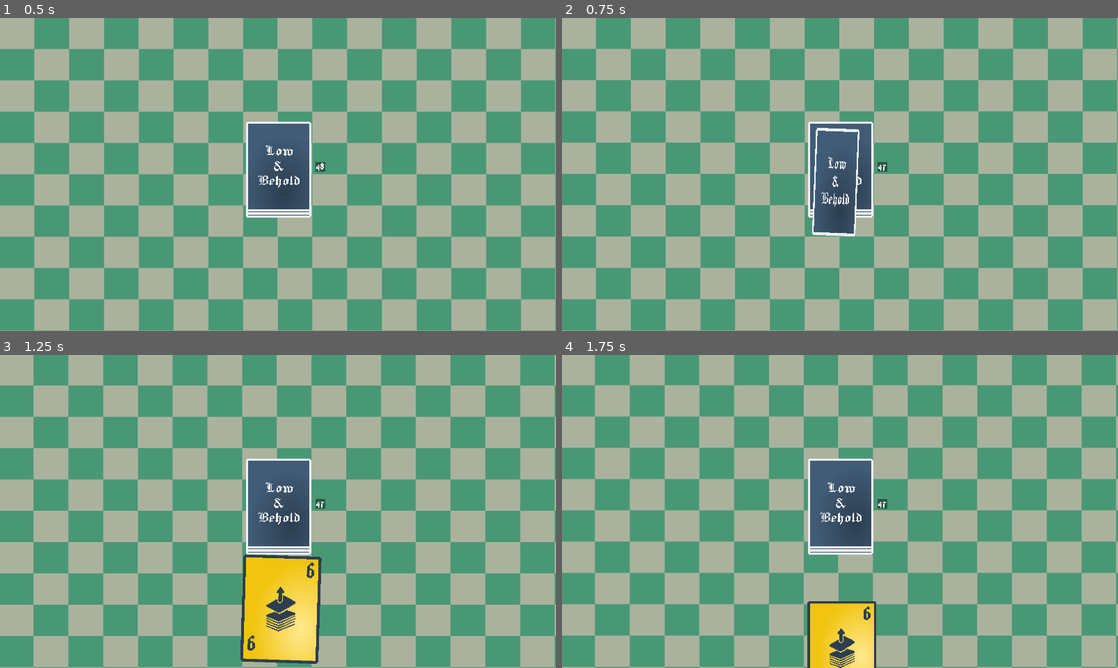
Above: before the commit, frames 1-4 (two rows, left to right).
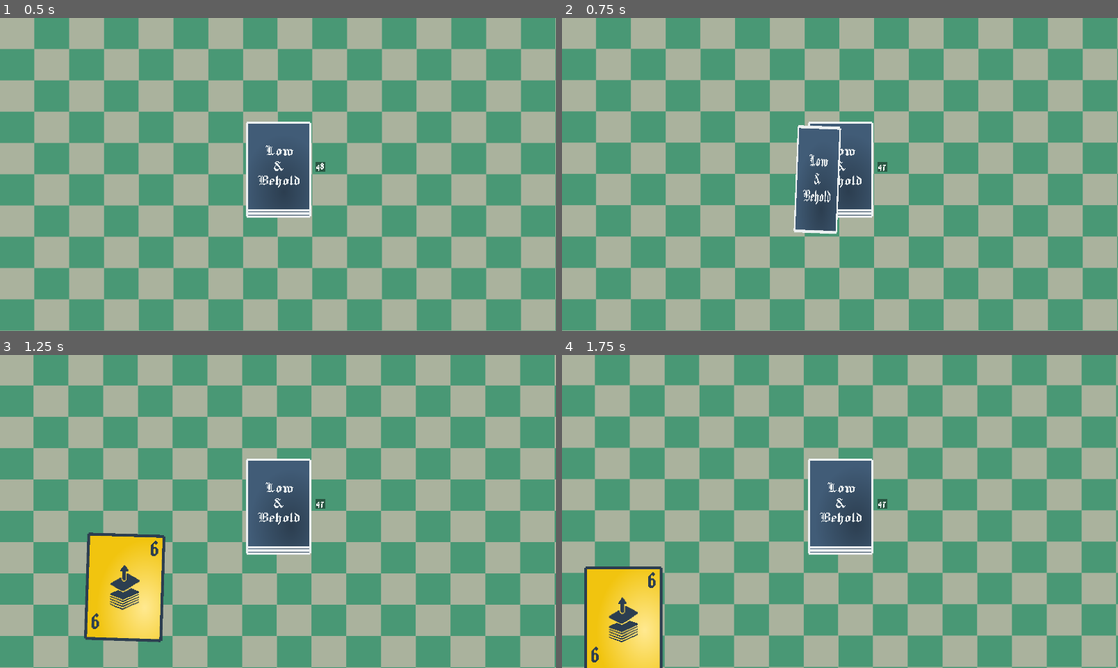
Above: after the commit, the same moments.

Repository: thomisfrank/low_and_behold
Game: Godot game, scene res://scenes/main.tscn
Same seed, same stepped clock (60 frames per second), same inputs: the game is played once before the commit and once after it.
Inputs (mouse positions are in pixels of both pictures, inside the frame that each line leads up to):
- Up to frame 1 (0.5 s): no input
- Up to frame 2 (0.75 s): move the mouse to (828, 149) at 0.52 s; click (828, 149) at 0.67 s
- Up to frame 3 (1.25 s): no input
- Up to frame 4 (1.75 s): move the mouse to (728, 527) at 1.27 s; click (728, 527) at 1.42 s

Frame 1 is identical in both runs. In frame 2, 2.0% of the frame differs, in the area x 41-54%, y 34-70%; in frame 3, 9.7%, in the area x 15-58%, y 56-99%; in frame 4, 7.2%.

Commit message:
Complete card draw animation system with working hand slot positioning
- Fixed PlayerHand script attachment issue (script = null was overriding in main.tscn)
- Cards now animate to correct individual hand slot positions:
  - Slot 1: (162, 844)
  - Slot 2: (412, 835)
  - Slot 3: (630, 835)
  - Slot 4: (866, 835)
- Cards remain visible after animation instead of vanishing
- Smooth flip animation while moving and scaling
- Perfect z-index handling (high during animation, reset after)
- Clean debug output
- Full working card draw system from deck to hand slots

Diff:
--- a/scenes/main.tscn
+++ b/scenes/main.tscn
@@ -1,9 +1,10 @@
-[gd_scene load_steps=5 format=3 uid="uid://co3eb35qopnf1"]
+[gd_scene load_steps=6 format=3 uid="uid://co3eb35qopnf1"]
 
 [ext_resource type="PackedScene" uid="uid://wbqyylucvb6b" path="res://scenes/backgrounds.tscn" id="1_o5qli"]
 [ext_resource type="Script" uid="uid://bbk834gewqfrh" path="res://scripts/GameManager.gd" id="1_sugp2"]
 [ext_resource type="PackedScene" uid="uid://d2pypsgvojf3o" path="res://scenes/deck.tscn" id="4_jyhfs"]
 [ext_resource type="PackedScene" uid="uid://lb3wfdukkw5e" path="res://scenes/player_hand.tscn" id="4_tbgi4"]
+[ext_resource type="PackedScene" uid="uid://cikg76322k06p" path="res://scenes/score_panel.tscn" id="5_tbgi4"]
 
 [node name="main" type="Node2D"]
 script = ExtResource("1_sugp2")
@@ -14,6 +15,7 @@
 card_draw_flip_duration = 0.3
 card_draw_move_duration = 0.5
 card_draw_rotation = 5.0
+metadata/_edit_horizontal_guides_ = [849.0, 190.0]
 
 [node name="backgrounds" parent="." instance=ExtResource("1_o5qli")]
 z_index = -100
@@ -44,4 +46,18 @@
 offset_bottom = 950.0
 grow_vertical = 0
 scale = Vector2(0.44, 0.44)
-script = null
+
+[node name="ScorePanel" parent="." instance=ExtResource("5_tbgi4")]
+visible = false
+offset_left = 75.0
+offset_top = 849.0
+offset_right = 75.0
+offset_bottom = 849.0
+
+[node name="OppScore" parent="." instance=ExtResource("5_tbgi4")]
+unique_name_in_owner = true
+visible = false
+offset_left = 68.0
+offset_top = 124.0
+offset_right = 68.0
+offset_bottom = 124.0
--- /dev/null
+++ b/scenes/score_panel.tscn
@@ -0,0 +1,186 @@
+[gd_scene load_steps=8 format=3 uid="uid://cikg76322k06p"]
+
+[ext_resource type="Texture2D" uid="uid://bxsomb5x1yr6u" path="res://assets/UI/PlayerScoreFrame.png" id="1_27tpy"]
+[ext_resource type="Texture2D" uid="uid://bx7cuc4oinduk" path="res://assets/UI/ScoreCounter.png" id="2_jfakj"]
+[ext_resource type="FontFile" uid="uid://ra6mx2vlrw83" path="res://assets/fonts/Jacquard24-Regular.ttf" id="3_jfakj"]
+[ext_resource type="Texture2D" uid="uid://46jsonjrko0r" path="res://assets/UI/OpponentScoreFrame.png" id="3_qok14"]
+
+[sub_resource type="StyleBoxEmpty" id="StyleBoxEmpty_amt3t"]
+
+[sub_resource type="LabelSettings" id="LabelSettings_qok14"]
+font = ExtResource("3_jfakj")
+font_size = 48
+font_color = Color(0.90588236, 0.29803923, 0.23529412, 1)
+
+[sub_resource type="StyleBoxEmpty" id="StyleBoxEmpty_tx78e"]
+
+[node name="ScorePanel" type="Control"]
+layout_mode = 3
+anchors_preset = 15
+anchor_right = 1.0
+anchor_bottom = 1.0
+grow_horizontal = 2
+grow_vertical = 2
+
+[node name="PlayerScore" type="Panel" parent="."]
+texture_filter = 1
+custom_minimum_size = Vector2(320, 135)
+layout_mode = 0
+offset_right = 226.0
+offset_bottom = 46.0
+theme_override_styles/panel = SubResource("StyleBoxEmpty_amt3t")
+
+[node name="frame" type="TextureRect" parent="PlayerScore"]
+texture_filter = 1
+custom_minimum_size = Vector2(320, 135)
+layout_mode = 0
+offset_right = 320.0
+offset_bottom = 135.0
+texture = ExtResource("1_27tpy")
+stretch_mode = 2
+
+[node name="score0" type="TextureRect" parent="PlayerScore"]
+visible = false
+layout_mode = 0
+offset_left = 24.0
+offset_top = 15.0
+offset_right = 64.0
+offset_bottom = 55.0
+texture = ExtResource("2_jfakj")
+
+[node name="score1" type="TextureRect" parent="PlayerScore"]
+visible = false
+layout_mode = 0
+offset_left = 69.0
+offset_top = 15.0
+offset_right = 109.0
+offset_bottom = 55.0
+texture = ExtResource("2_jfakj")
+
+[node name="score2" type="TextureRect" parent="PlayerScore"]
+visible = false
+layout_mode = 0
+offset_left = 113.0
+offset_top = 15.0
+offset_right = 153.0
+offset_bottom = 55.0
+texture = ExtResource("2_jfakj")
+
+[node name="score3" type="TextureRect" parent="PlayerScore"]
+visible = false
+layout_mode = 0
+offset_left = 158.0
+offset_top = 15.0
+offset_right = 198.0
+offset_bottom = 55.0
+texture = ExtResource("2_jfakj")
+
+[node name="score4" type="TextureRect" parent="PlayerScore"]
+visible = false
+layout_mode = 0
+offset_left = 203.0
+offset_top = 15.0
+offset_right = 243.0
+offset_bottom = 55.0
+texture = ExtResource("2_jfakj")
+
+[node name="score5" type="TextureRect" parent="PlayerScore"]
+visible = false
+layout_mode = 0
+offset_left = 247.0
+offset_top = 15.0
+offset_right = 287.0
+offset_bottom = 55.0
+texture = ExtResource("2_jfakj")
+
+[node name="Label" type="Label" parent="PlayerScore"]
+texture_filter = 1
+layout_mode = 0
+anchor_left = 0.190625
+anchor_top = 0.5555556
+anchor_right = 0.821875
+anchor_bottom = 0.9259259
+theme_override_font_sizes/font_size = 13
+text = "Actions: 2/2"
+label_settings = SubResource("LabelSettings_qok14")
+metadata/_edit_use_anchors_ = true
+
+[node name="OpponentScore" type="Panel" parent="."]
+custom_minimum_size = Vector2(320, 135)
+layout_mode = 0
+offset_right = 40.0
+offset_bottom = 40.0
+theme_override_styles/panel = SubResource("StyleBoxEmpty_tx78e")
+
+[node name="frame" type="TextureRect" parent="OpponentScore"]
+texture_filter = 1
+layout_mode = 0
+offset_right = 40.0
+offset_bottom = 40.0
+texture = ExtResource("3_qok14")
+
+[node name="score0" type="TextureRect" parent="OpponentScore"]
+visible = false
+layout_mode = 0
+offset_left = 24.0
+offset_top = 78.0
+offset_right = 64.0
+offset_bottom = 118.0
+texture = ExtResource("2_jfakj")
+
+[node name="score1" type="TextureRect" parent="OpponentScore"]
+visible = false
+layout_mode = 0
+offset_left = 69.0
+offset_top = 78.0
+offset_right = 109.0
+offset_bottom = 118.0
+texture = ExtResource("2_jfakj")
+
+[node name="score2" type="TextureRect" parent="OpponentScore"]
+visible = false
+layout_mode = 0
+offset_left = 113.0
+offset_top = 78.0
+offset_right = 153.0
+offset_bottom = 118.0
+texture = ExtResource("2_jfakj")
+
+[node name="score3" type="TextureRect" parent="OpponentScore"]
+visible = false
+layout_mode = 0
+offset_left = 158.0
+offset_top = 78.0
+offset_right = 198.0
+offset_bottom = 118.0
+texture = ExtResource("2_jfakj")
+
+[node name="score4" type="TextureRect" parent="OpponentScore"]
+visible = false
+layout_mode = 0
+offset_left = 203.0
+offset_top = 78.0
+offset_right = 243.0
+offset_bottom = 118.0
+texture = ExtResource("2_jfakj")
+
+[node name="score5" type="TextureRect" parent="OpponentScore"]
+visible = false
+layout_mode = 0
+offset_left = 247.0
+offset_top = 78.0
+offset_right = 287.0
+offset_bottom = 118.0
+texture = ExtResource("2_jfakj")
+
+[node name="Label" type="Label" parent="OpponentScore"]
+texture_filter = 1
+layout_mode = 1
+anchors_preset = -1
+anchor_left = 0.190625
+anchor_top = 0.074074075
+anchor_right = 0.821875
+anchor_bottom = 0.44444445
+text = "Actions: 2/2"
+label_settings = SubResource("LabelSettings_qok14")
+metadata/_edit_use_anchors_ = true
--- a/scripts/CardDrawAnimation.gd
+++ b/scripts/CardDrawAnimation.gd
@@ -144,9 +144,8 @@
 	is_animating = false
 	emit_signal("animation_finished", animating_card)
 
-	# Remove the card from this animator (it should be handled by the target now)
-	if animating_card and animating_card.get_parent() == self:
-		remove_child(animating_card)
+	# Don't remove the card - let the GameManager handle it
+	# The card should stay visible at its final position
 
 # Clean up tweens
 func _exit_tree():
--- a/scripts/GameManager.gd
+++ b/scripts/GameManager.gd
@@ -205,26 +205,12 @@
 		deck_node.call("set_count", max(0, int(current) - 1))
 
 # Called when card draw animation finishes
-func _on_card_animation_finished(animated_card: Control, drawn_card_data: CustomCardData, target_slot: Node):
-	# Replace the target slot with the animated card or update it
-	if target_slot and target_slot.has_method("display"):
-		# Update the existing slot to show the card
-		target_slot.call_deferred("display", drawn_card_data)
-		target_slot.visible = true
-
-		# Clean up the animated card
-		if animated_card and animated_card.get_parent():
-			animated_card.get_parent().remove_child(animated_card)
-			animated_card.queue_free()
-	else:
-		# Move the animated card to the target position
-		if animated_card and target_slot:
-			var parent = target_slot.get_parent()
-			if animated_card.get_parent():
-				animated_card.get_parent().remove_child(animated_card)
-			parent.add_child(animated_card)
-			animated_card.position = target_slot.position
-			animated_card.visible = true
+func _on_card_animation_finished(animated_card: Control, _drawn_card_data: CustomCardData, _target_slot: Node):
+	# The animated card is already in the correct position and showing the right data
+	# Just make sure it's visible and lower its z_index so it doesn't stay on top
+	if animated_card:
+		animated_card.visible = true
+		animated_card.z_index = 0  # Reset from the high z_index used during animation
 
 	if debug_logging:
 		print("[GM] Card animation finished and placed in hand slot")
--- a/scripts/PlayerHand.gd
+++ b/scripts/PlayerHand.gd
@@ -91,8 +91,6 @@
 # Get the position for a specific hand slot index
 func get_slot_position(index: int) -> Vector2:
 	if index >= 0 and index < slot_positions.size():
-		# Return the slot position relative to the screen, not relative to this node
-		# since slot_positions are already in screen coordinates
 		return slot_positions[index]
 	else:
 		push_warning("[PlayerHand] Slot position index out of range: ", index)
Binary file added: assets/UI/OpponentScoreFrame.png
Not shown, added: assets/UI/OpponentScoreFrame.png.import
Binary file added: assets/UI/PlayerScoreFrame.png
Not shown, added: assets/UI/PlayerScoreFrame.png.import
Binary file added: assets/UI/RoundCounter.png
Not shown, added: assets/UI/RoundCounter.png.import
Binary file added: assets/UI/ScoreCounter.png
Not shown, added: assets/UI/ScoreCounter.png.import
